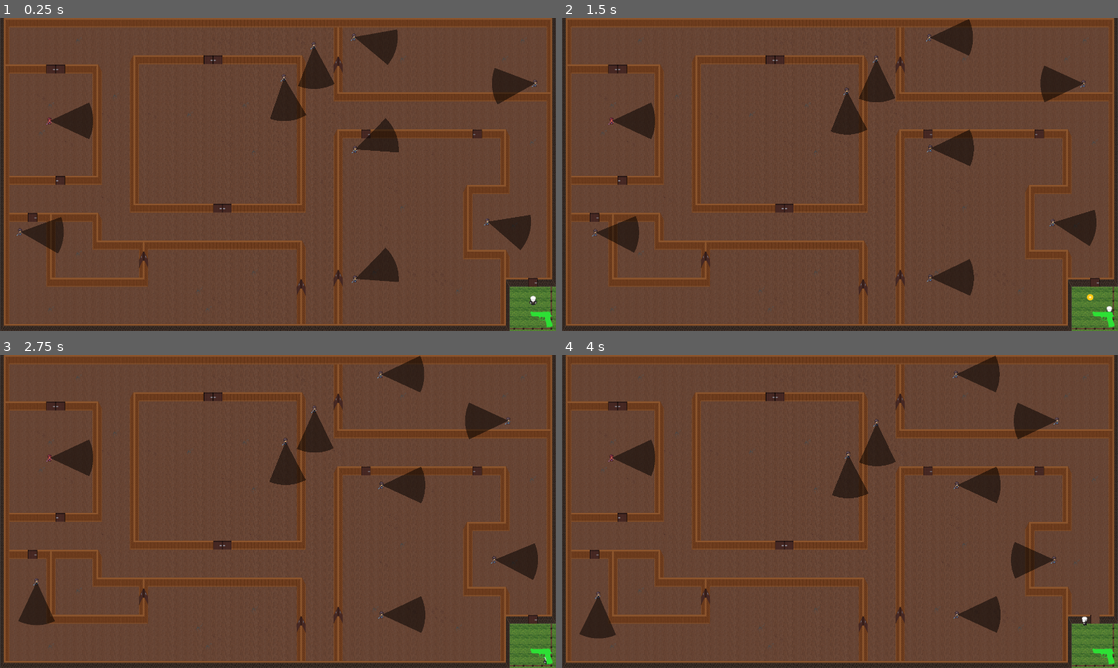
Above: before the commit, frames 1-4 (two rows, left to right).
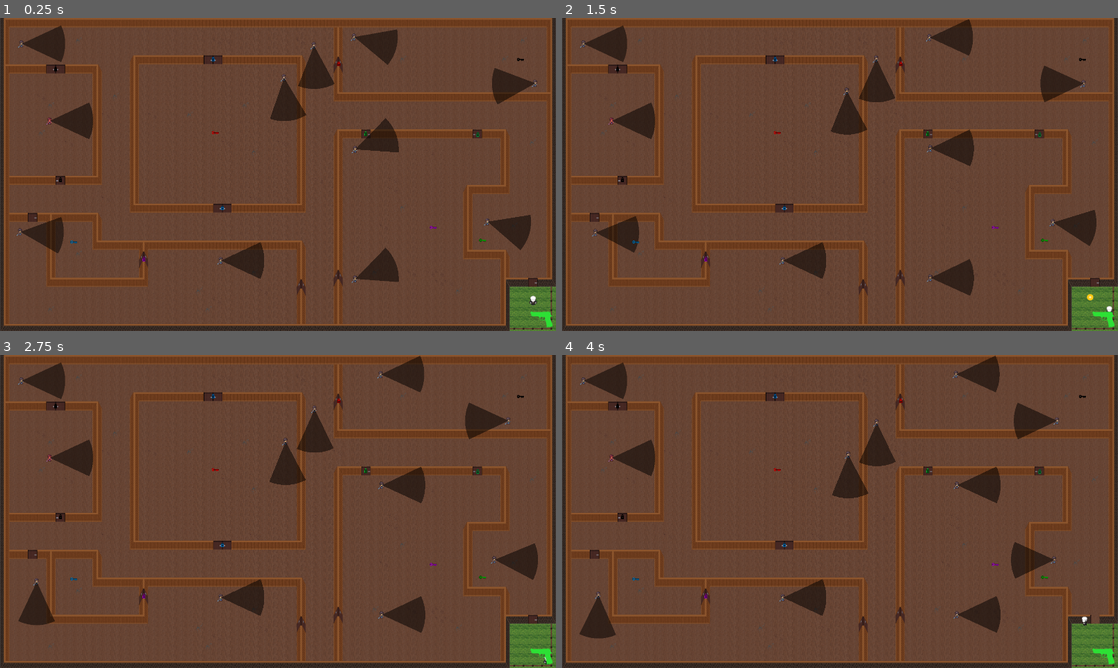
Above: after the commit, the same moments.

Repository: hoiton/gamedev
Game: Godot game, scene res://levels/level3.tscn
Two runs of this game, one before a commit and one after it. Both use one fixed random seed, a clock stepped at 60 frames per second and the inputs below. This scene is started directly instead of the project's main scene.
Inputs (mouse positions are in pixels of both pictures, inside the frame that each line leads up to):
- Up to frame 1 (0.25 s): no input
- Up to frame 2 (1.5 s): tap Enter (ui_accept) at 0.5, 0.77 s; move the mouse to (962, 158) at 0.52 s; hold D (move_right) 0.53-1.28 s; tap X (lure) at 0.6 s; move the mouse to (728, 190) at 1.27 s; hold S (move_down) from 1.28 s (still down); tap Q (throw) at 1.35 s
- Up to frame 3 (2.75 s): tap Enter (ui_accept) at 1.52 s; move the mouse to (333, 442) at 2.02 s; release S (move_down) at 2.03 s; hold D (move_right) from 2.03 s (still down); tap X (lure) at 2.1 s
- Up to frame 4 (4 s): move the mouse to (812, 574) at 2.77 s; release D (move_right) at 2.78 s; hold W (move_up) 2.78-3.53 s; tap Q (throw) at 2.85 s; tap Enter (ui_accept) at 3.02, 3.77 s; move the mouse to (1006, 558) at 3.52 s; hold A (move_left) from 3.53 s (still down); tap X (lure) at 3.6 s

The runs differ from the first frame. In frame 1, 1.1% of the frame differs, in the area x 3-95%, y 2-84%; in frame 2, 1.1%; in frame 3, 1.1%; in frame 4, 1.1%.

Commit message:
add keys to level3

Diff:
--- a/src/levels/level3.tscn
+++ b/src/levels/level3.tscn
@@ -7,6 +7,7 @@
 [ext_resource type="PackedScene" uid="uid://c0i2cgoxlhm32" path="res://environment/door.tscn" id="4_6uckl"]
 [ext_resource type="PackedScene" uid="uid://kal682p2xnlv" path="res://environment/exit.tscn" id="5_d6jip"]
 [ext_resource type="PackedScene" uid="uid://d3pf8bnybs22c" path="res://ui/green_gun_icon.tscn" id="6_udvx3"]
+[ext_resource type="PackedScene" uid="uid://d0n0l5y0xwq2k" path="res://environment/key.tscn" id="8_6uckl"]
 
 [sub_resource type="NavigationPolygon" id="NavigationPolygon_cpie4"]
 vertices = PackedVector2Array(317, 619.3906, 703, 612.03125, 741.53125, 612, 1021.97656, 612, 1003.96875, 682.9922, 317 …(1843 unchanged characters)…
@@ -21,7 +22,7 @@
 
 [sub_resource type="Curve2D" id="Curve2D_1xfnq"]
 _data = {
-"points": PackedVector2Array(0, 0, 0, 0, 1, 3, 0, 0, 0, 0, 11, 643, 0, 0, 0, 0, -692, 650, 0, 0, 0, 0, -686, -11, 0, 0, 0, 0, -1, 1)
+"points": PackedVector2Array(0, 0, 0, 0, 1, 3, 0, 0, 0, 0, 11, 643, 0, 0, 0, 0, -667, 653, 0, 0, 0, 0, -661, -12, 0, 0, 0, 0, -1, 1)
 }
 point_count = 5
 
@@ -52,6 +53,18 @@
 [sub_resource type="Curve2D" id="Curve2D_mf7v1"]
 _data = {
 "points": PackedVector2Array(0, 0, 0, 0, 0, 5, 0, 0, 0, 0, 38, 5, 0, 0, 0, 0, 0, 5)
+}
+point_count = 3
+
+[sub_resource type="Curve2D" id="Curve2D_7trqu"]
+_data = {
+"points": PackedVector2Array(0, 0, 0, 0, 2, 5, 0, 0, 0, 0, 309.0558, 12.570343, 0, 0, 0, 0, 296, 536, 0, 0, 0, 0, 6.918747, 534.3224, 0, 0, 0, 0, 296, 538, 0, 0, 0, 0, 308, 11, 0, 0, 0, 0, 3, 6)
+}
+point_count = 7
+
+[sub_resource type="Curve2D" id="Curve2D_o0ax4"]
+_data = {
+"points": PackedVector2Array(0, 0, 0, 0, 0, 1, 0, 0, 0, 0, -2, 192, 0, 0, 0, 0, -1, 2)
 }
 point_count = 3
 
@@ -141,6 +154,20 @@
 [node name="Path2D" type="Path2D" parent="Targets/Target9"]
 curve = SubResource("Curve2D_mf7v1")
 
+[node name="Target10" parent="Targets" node_paths=PackedStringArray("patrol_path") instance=ExtResource("3_1xfnq")]
+position = Vector2(75, 89)
+patrol_path = NodePath("")
+
+[node name="Path2D" type="Path2D" parent="Targets/Target10"]
+curve = SubResource("Curve2D_7trqu")
+
+[node name="Target11" parent="Targets" node_paths=PackedStringArray("patrol_path") instance=ExtResource("3_1xfnq")]
+position = Vector2(763, 837)
+patrol_path = NodePath("")
+
+[node name="Path2D" type="Path2D" parent="Targets/Target11"]
+curve = SubResource("Curve2D_o0ax4")
+
 [node name="Wall_front" type="TileMapLayer" parent="."]
 tile_map_data = PackedByteArray("AAAgAB0AAAACAAQAAAAkABwAAAACAAQAAAAkAAUAAAACAAQAAAAPABoAAAACAAQAAAA=")
 tile_set = ExtResource("1_cpie4")
@@ -163,30 +190,50 @@
 [node name="Door3" parent="Doors" node_paths=PackedStringArray("door_layer") instance=ExtResource("4_6uckl")]
 position = Vector2(1263, 399)
 door_layer = NodePath("../../Door")
+locked = true
+key_id = "green"
+lock_color = Color(1.0107458e-06, 0.76671284, 0.17415679, 1)
 
 [node name="Door4" parent="Doors" node_paths=PackedStringArray("door_layer") instance=ExtResource("4_6uckl")]
 position = Vector2(1650, 402)
 door_layer = NodePath("../../Door")
+locked = true
+key_id = "green"
+lock_color = Color(5.4387747e-06, 0.72352326, 0.29233694, 1)
 
 [node name="Door5" parent="Doors" node_paths=PackedStringArray("door_layer") instance=ExtResource("4_6uckl")]
 position = Vector2(1170, 158)
 door_layer = NodePath("../../Door")
+locked = true
+key_id = "red"
 
 [node name="Door6" parent="Doors" node_paths=PackedStringArray("door_layer") instance=ExtResource("4_6uckl")]
 position = Vector2(736, 142)
 door_layer = NodePath("../../Door")
+locked = true
+key_id = "blue"
+lock_color = Color(0, 0.53603005, 0.9677847, 1)
 
 [node name="Door7" parent="Doors" node_paths=PackedStringArray("door_layer") instance=ExtResource("4_6uckl")]
 position = Vector2(768, 655)
 door_layer = NodePath("../../Door")
+locked = true
+key_id = "blue"
+lock_color = Color(0, 0.54536307, 0.93640655, 1)
 
 [node name="Door8" parent="Doors" node_paths=PackedStringArray("door_layer") instance=ExtResource("4_6uckl")]
 position = Vector2(209, 558)
 door_layer = NodePath("../../Door")
+locked = true
+key_id = "black"
+lock_color = Color(0, 0, 0, 1)
 
 [node name="Door9" parent="Doors" node_paths=PackedStringArray("door_layer") instance=ExtResource("4_6uckl")]
 position = Vector2(192, 176)
 door_layer = NodePath("../../Door")
+locked = true
+key_id = "black"
+lock_color = Color(0, 0, 0, 1)
 
 [node name="Door10" parent="Doors" node_paths=PackedStringArray("door_layer") instance=ExtResource("4_6uckl")]
 position = Vector2(111, 689)
@@ -195,6 +242,9 @@
 [node name="Door11" parent="Doors" node_paths=PackedStringArray("door_layer") instance=ExtResource("4_6uckl")]
 position = Vector2(497, 832)
 door_layer = NodePath("../../Door")
+locked = true
+key_id = "pink"
+lock_color = Color(0.80319166, 0.0023997992, 0.9965777, 1)
 
 [node name="Door12" parent="Doors" node_paths=PackedStringArray("door_layer") instance=ExtResource("4_6uckl")]
 position = Vector2(1042, 928)
@@ -207,3 +257,38 @@
 [node name="Overlay" type="CanvasLayer" parent="."]
 
 [node name="GreenGunIcon" parent="Overlay" instance=ExtResource("6_udvx3")]
+
+[node name="Keys" type="Node" parent="."]
+
+[node name="Key" parent="Keys" instance=ExtResource("8_6uckl")]
+position = Vector2(1797, 143)
+collision_layer = 1
+collision_mask = 1
+key_id = "black"
+key_color = Color(0, 0, 0, 1)
+
+[node name="Key2" parent="Keys" instance=ExtResource("8_6uckl")]
+position = Vector2(743, 396)
+collision_layer = 1
+collision_mask = 1
+
+[node name="Key3" parent="Keys" instance=ExtResource("8_6uckl")]
+position = Vector2(255, 773)
+collision_layer = 1
+collision_mask = 1
+key_id = "blue"
+key_color = Color(0, 0.55651987, 0.8959883, 1)
+
+[node name="Key4" parent="Keys" instance=ExtResource("8_6uckl")]
+position = Vector2(1496, 723)
+collision_layer = 1
+collision_mask = 1
+key_id = "pink"
+key_color = Color(0.7987577, 0.024675095, 0.99999994, 1)
+
+[node name="Key5" parent="Keys" instance=ExtResource("8_6uckl")]
+position = Vector2(1667, 767)
+collision_layer = 1
+collision_mask = 1
+key_id = "green"
+key_color = Color(0, 0.8131165, 0, 1)
Not shown: 1 places in src/levels/level3.tscn that only renumber resources
